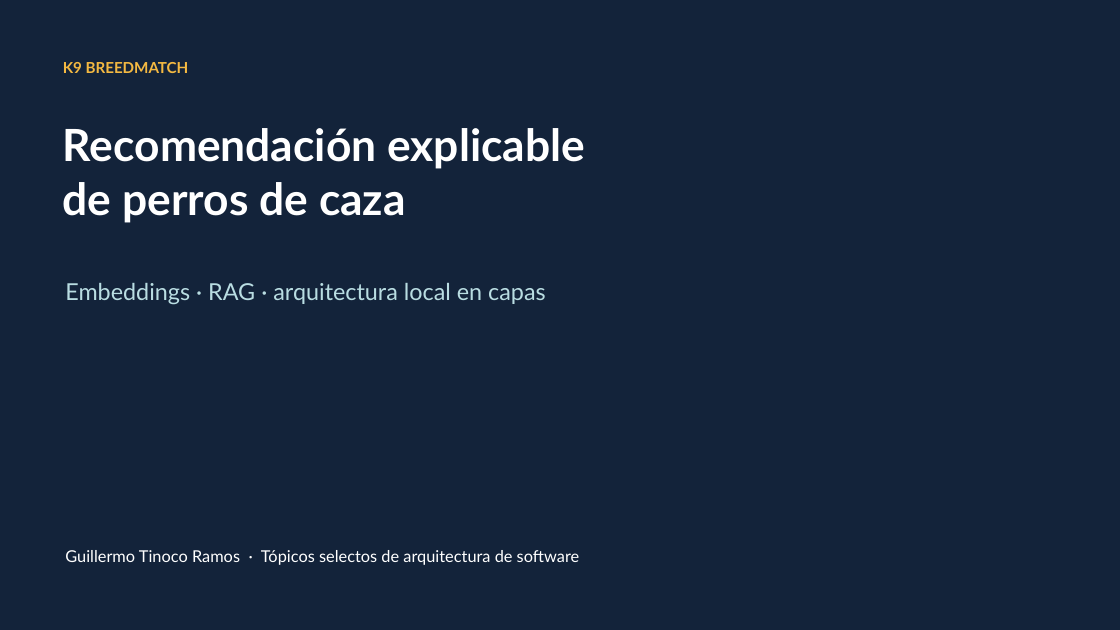
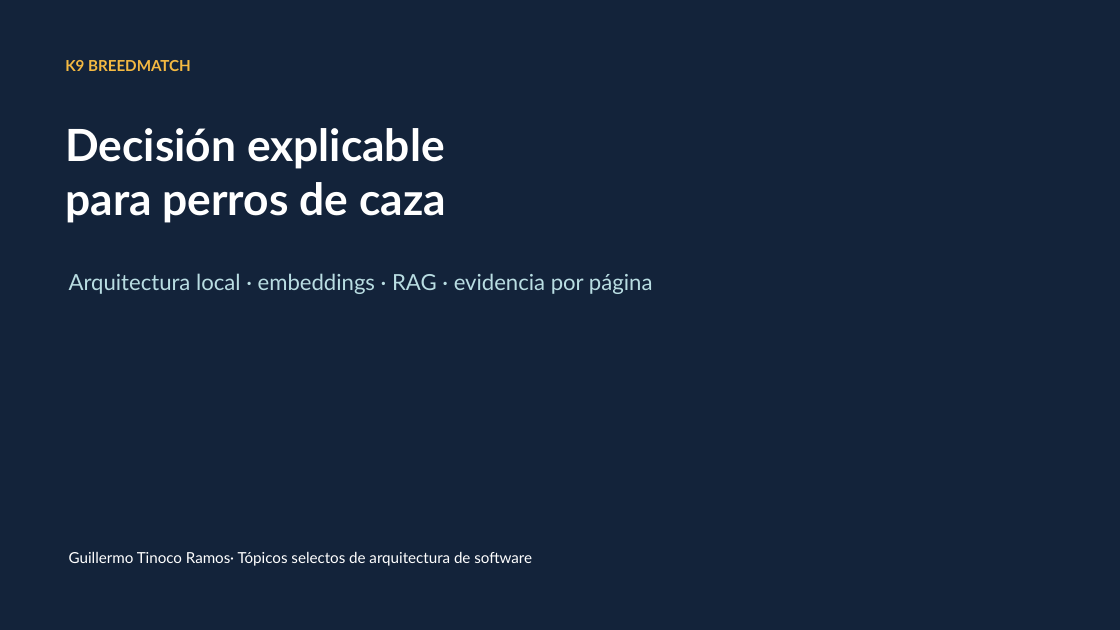
Before and after one commit to m3mo89/K9ExpertMultimodalRAG, a slide deck: slide 1 of docs/deliverables/final/K9-BreedMatch-Presentacion.pptx. Drawn at 1120x630 pixels with LibreOffice and Linux fonts; fonts in the diff are those of the drawing. Boxes give left, top, right and bottom in pixels: in the first picture for what was removed or moved away, otherwise in the second. Text is boxed around its words. In the diff, an @@ line names an element or a change of style, - is before the commit and + after.

```diff
--- a/docs/deliverables/final/K9-BreedMatch-Presentacion.pptx
+++ b/docs/deliverables/final/K9-BreedMatch-Presentacion.pptx
@@ text at (65, 128, 446, 223): text changed @@
-Recomendación explicable
-de perros de caza
+Decisión explicable
+para perros de caza
@@ text at (69, 273, 653, 294): text changed; size 20 to 19 pt @@
-Embeddings · RAG · arquitectura local en capas
+Arquitectura local · embeddings · RAG · evidencia por página
@@ text at (69, 552, 532, 566): text changed; size 14 to 13 pt @@
-Guillermo Tinoco Ramos · Tópicos selectos de arquitectura de software
+Guillermo Tinoco Ramos· Tópicos selectos de arquitectura de software
```
Also in this commit, not shown: 2 other slides changed, 27 slides added, 9 slides removed, 44 other files.
